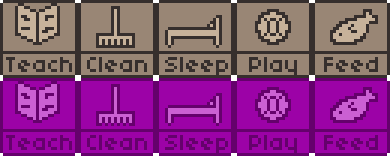
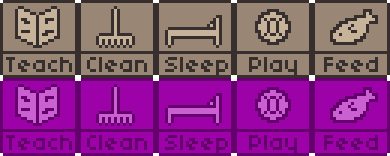
Two versions of the same layered image (390px x 156px). Layer-by-layer changes:
painted on "Layer 1" over [15, 3, 135, 126]
